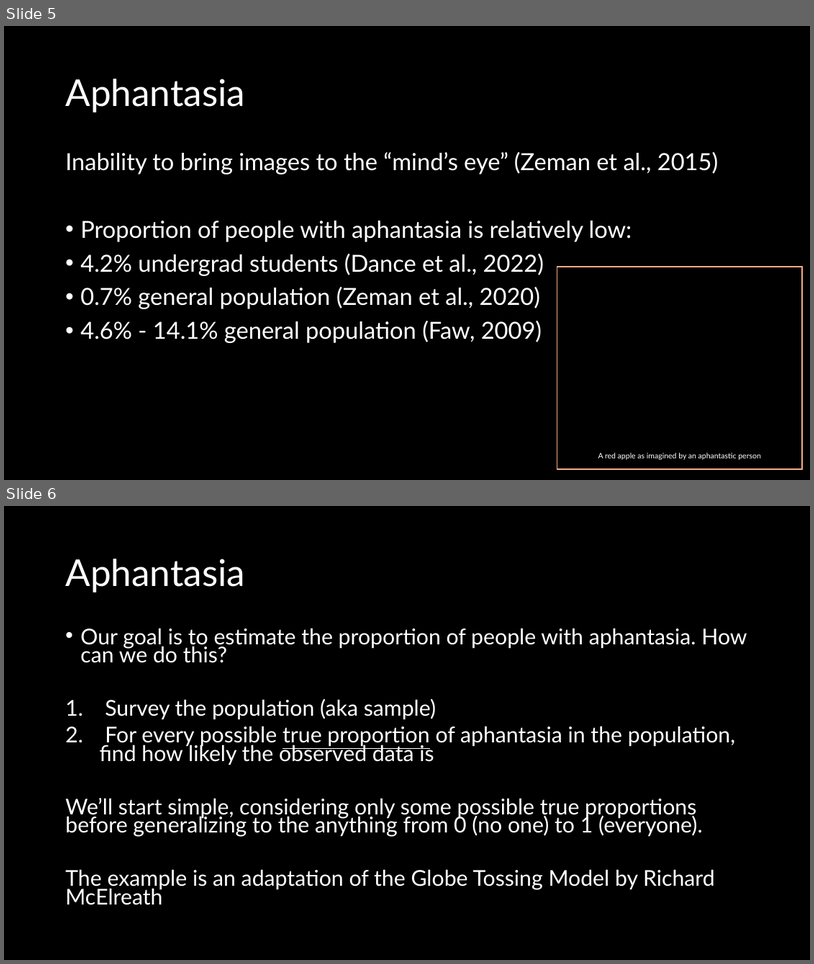
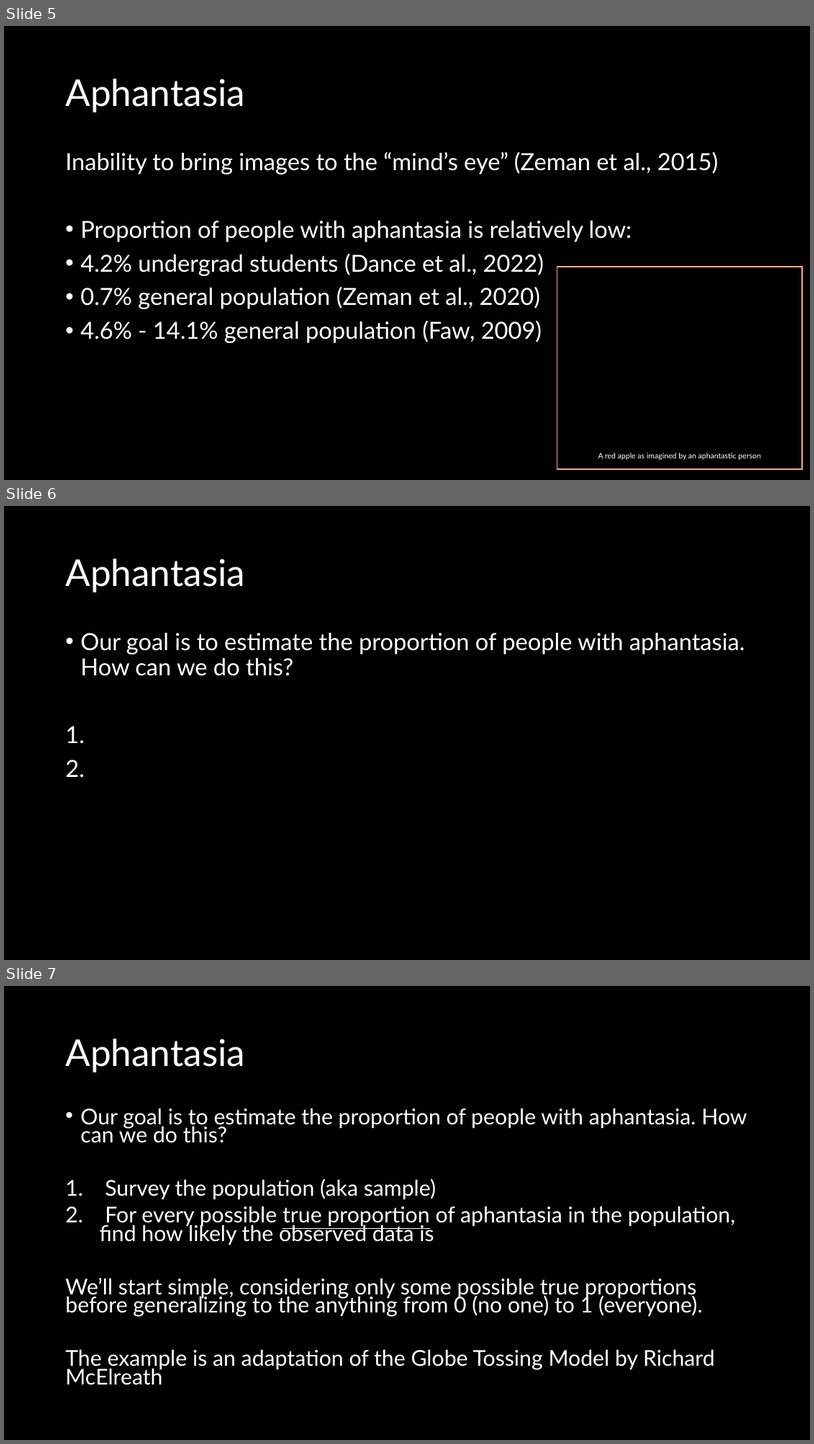
Before and after one commit to d-scanzi/bayesian_lab_meetings, a slide deck: dev/slides/02-bayesian_engines.pptx. Shown one above the other, each under a label of ours: slides 5 and 6 before the commit, slides 5, 6 and 7 after it. The pictures are 814x964 and 814x1444 pixels, drawn with LibreOffice and Linux fonts; fonts in the diff are those of the drawing. Boxes give left, top, right and bottom in pixels: in the first picture for what was removed or moved away, otherwise in the second. Text is boxed around its words. In the diff, an @@ line names an element or a change of style, - is before the commit and + after.

```diff
--- a/dev/slides/02-bayesian_engines.pptx
+++ b/dev/slides/02-bayesian_engines.pptx
@@ slide 6 added at (4, 506, 810, 960), background #000000 @@
@@ title added at (65, 559, 245, 592), 44 pt, text #FFFFFF @@
+Aphantasia
@@ text added at (80, 633, 746, 676), 28 pt, text #FFFFFF @@
+• Our goal is to estimate the proportion of people with aphantasia. How can we do this?
@@ what was slide 6 is now slide 7 @@
```
Also in this commit, not shown: 3 other files.
